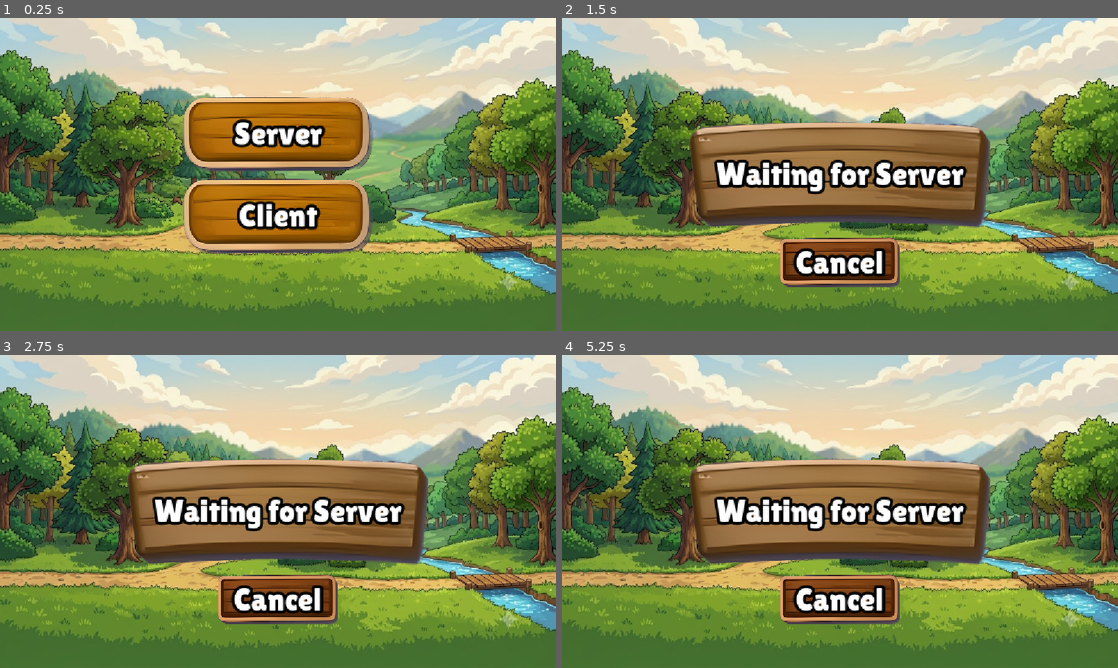
Above: before the commit, frames 1-4 (two rows, left to right).
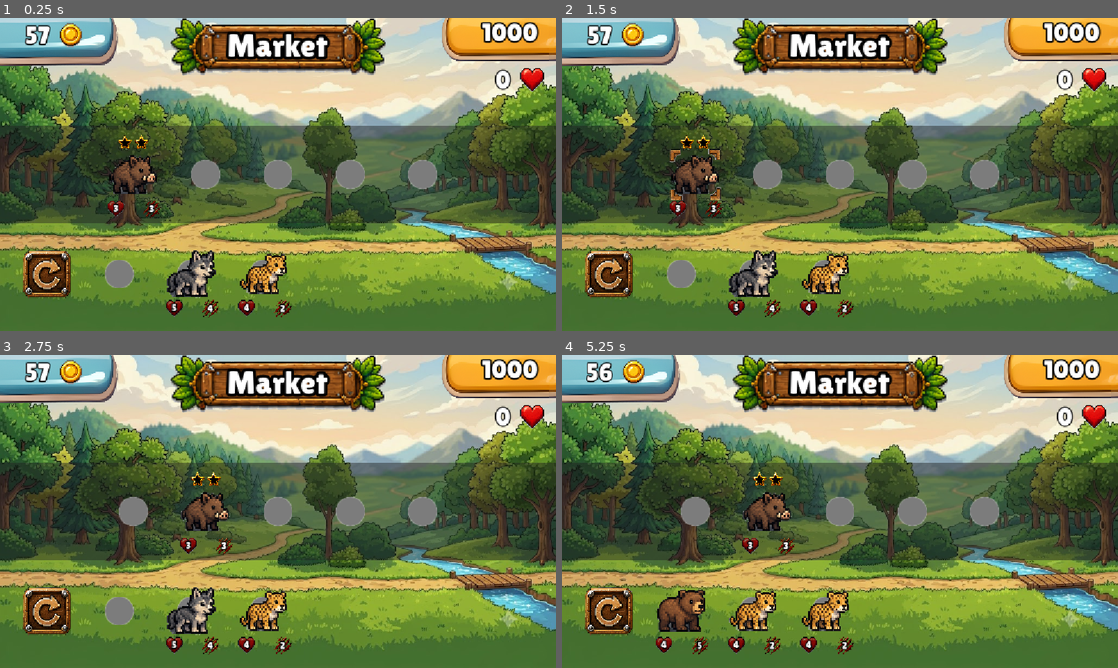
Above: after the commit, the same moments.

Repository: Frayzen/Petic
Game: Godot game, scene res://scene/shop.tscn
Same seed, same stepped clock (60 frames per second), same inputs: the game is played once before the commit and once after it. Before the commit the project starts from res://scene/main_menu.tscn.
Inputs (mouse positions are in pixels of both pictures, inside the frame that each line leads up to):
- Up to frame 1 (0.25 s): no input
- Up to frame 2 (1.5 s): click (840, 215) at 0.5 s, where only the run before the commit has a clickable "Client"; click (695, 174) at 1.27 s
- Up to frame 3 (2.75 s): click (205, 511) at 2.02 s
- Up to frame 4 (5.25 s): click (840, 511) at 2.77 s; click (912, 511) at 3.52 s; click (984, 511) at 4.27 s; click (606, 611) at 5.02 s

The runs differ from the first frame. In frame 1, 46% of the frame differs, in the area x 0-100%, y 0-96%; in frame 2, 44%; in frame 3, 44%; in frame 4, 44%.

Commit message:
feat: working market scene on android

Diff:
--- /dev/null
+++ b/animals_manifest.json
@@ -0,0 +1 @@
+["res://animals/bear.tres","res://animals/boar.tres","res://animals/cat.tres","res://animals/cheetah.tres","res://animals/sheep.tres","res://animals/wolf.tres"]
--- a/project.godot
+++ b/project.godot
@@ -11,7 +11,7 @@
 [application]
 
 config/name="Petic"
-run/main_scene="uid://detgrp7eoob5"
+run/main_scene="uid://c2klcsuxpstv4"
 config/features=PackedStringArray("4.7", "Forward Plus")
 config/icon="res://icon.svg"
 
@@ -26,6 +26,10 @@
 window/stretch/mode="canvas_items"
 window/stretch/aspect="expand"
 
+[editor_plugins]
+
+enabled=PackedStringArray("res://addons/animalmanifestgenerator/plugin.cfg")
+
 [physics]
 
 3d/physics_engine="Jolt Physics"
@@ -33,3 +37,4 @@
 [rendering]
 
 rendering_device/driver.windows="d3d12"
+textures/vram_compression/import_etc2_astc=true
--- a/scene/main_menu.tscn
+++ b/scene/main_menu.tscn
@@ -6,9 +6,17 @@
 [ext_resource type="FontFile" uid="uid://xasfapmisv4a" path="res://ui/fonts/LilitaOne-Regular.ttf" id="3_sepwh"]
 [ext_resource type="LabelSettings" uid="uid://vwa8bhkbhjfl" path="res://settings/label_titles.tres" id="5_sepwh"]
 [ext_resource type="Texture2D" uid="uid://b0cl7leo2j54" path="res://ui/buttons/splitted/tile002.png" id="6_14wem"]
+[ext_resource type="Texture2D" uid="uid://b8k6toqy5rc7h" path="res://ui/buttons/text_input.png" id="6_by01r"]
 [ext_resource type="Texture2D" uid="uid://bcvaw2dnesobg" path="res://ui/buttons/splitted/tile007.png" id="7_2atga"]
 
-[node name="MainMenu" type="Control" unique_id=1975930055 node_paths=PackedStringArray("waitingIndicator", "waitingIndicatorLabel", "buttonContainer")]
+[sub_resource type="StyleBoxTexture" id="StyleBoxTexture_2atga"]
+texture = ExtResource("6_by01r")
+texture_margin_left = 30.0
+texture_margin_top = 30.0
+texture_margin_right = 30.0
+texture_margin_bottom = 30.0
+
+[node name="MainMenu" type="Control" unique_id=1975930055 node_paths=PackedStringArray("ipAddressInput", "ipAddressInfo", "waitingIndicator", "waitingIndicatorLabel", "buttonContainer")]
 layout_mode = 3
 anchors_preset = 15
 anchor_right = 1.0
@@ -16,6 +24,8 @@
 grow_horizontal = 2
 grow_vertical = 2
 script = ExtResource("1_0iwki")
+ipAddressInput = NodePath("VBoxContainer/AddressControl/IPAddressInput")
+ipAddressInfo = NodePath("VBoxContainer/IPInfo")
 waitingIndicator = NodePath("WaitingIndicator")
 waitingIndicatorLabel = NodePath("WaitingIndicator/Label")
 buttonContainer = NodePath("VBoxContainer")
@@ -38,6 +48,12 @@
 grow_vertical = 2
 theme_override_constants/separation = 12
 alignment = 1
+
+[node name="IPInfo" type="Label" parent="VBoxContainer" unique_id=588941054]
+layout_mode = 2
+text = "Your IP :"
+label_settings = ExtResource("5_sepwh")
+horizontal_alignment = 1
 
 [node name="Server" type="TextureButton" parent="VBoxContainer" unique_id=319228869]
 layout_mode = 2
@@ -87,7 +103,33 @@
 text = "Client"
 label_settings = ExtResource("5_sepwh")
 
+[node name="AddressControl" type="Control" parent="VBoxContainer" unique_id=1713448321]
+custom_minimum_size = Vector2(0, 100)
+custom_maximum_size = Vector2(-1, 100)
+layout_mode = 2
+
+[node name="IPAddressInput" type="LineEdit" parent="VBoxContainer/AddressControl" unique_id=1163088941]
+custom_maximum_size = Vector2(500, -1)
+layout_mode = 1
+anchors_preset = 14
+anchor_top = 0.5
+anchor_right = 1.0
+anchor_bottom = 0.5
+offset_left = 326.0
+offset_top = -43.0
+offset_right = -326.0
+offset_bottom = 77.0
+grow_horizontal = 2
+grow_vertical = 2
+size_flags_vertical = 4
+theme_override_fonts/font = ExtResource("3_sepwh")
+theme_override_font_sizes/font_size = 40
+theme_override_styles/normal = SubResource("StyleBoxTexture_2atga")
+text = "192.168.1.1"
+placeholder_text = "IP Address"
+
 [node name="WaitingIndicator" type="TextureButton" parent="." unique_id=842889524]
+visible = false
 layout_mode = 1
 anchors_preset = 8
 anchor_left = 0.5
--- a/scene/render_animal.tscn
+++ b/scene/render_animal.tscn
@@ -293,6 +293,7 @@
 texture = ExtResource("1_syqby")
 expand_mode = 5
 stretch_mode = 5
+flip_h = true
 
 [node name="AnimationPlayer" type="AnimationPlayer" parent="Orientation/AnimalSprite" unique_id=581080106]
 libraries/ = SubResource("AnimationLibrary_cjc7v")
--- a/scripts/animal_registery.gd
+++ b/scripts/animal_registery.gd
@@ -5,10 +5,12 @@
 var animals: Array[AnimalData] = []
 
 func _init() -> void:
+	print("ANIMAL REGISTRY INIT")
 	var dir = DirAccess.open("res://animals")
 	for file in dir.get_files():
-		if file.ends_with(".tres"):
-			animals.append(load("res://animals/" + file))
+		var clean_file = file.trim_suffix(".remap")
+		print("GET FILE " + clean_file)
+		animals.append(load("res://animals/" + clean_file))
 	for animal in animals:
 		print(animal.name + " has " + str(animal.baseHealth) + " health")
 
--- a/scripts/fighting_animal.gd
+++ b/scripts/fighting_animal.gd
@@ -18,7 +18,7 @@
     data = animalData.duplicate(true)
     data.animal = self
     if not isHost:
-        render.orientation.scale.x = 1
+        render.orientation.scale.x = -1
     render.setData(data)
 
 func attack(target : FightingAnimal, counter : Counter):
--- a/scripts/main_menu.gd
+++ b/scripts/main_menu.gd
@@ -1,5 +1,7 @@
 extends Control
 
+@export var ipAddressInput : LineEdit
+@export var ipAddressInfo : Label
 @export var waitingIndicator : TextureButton
 @export var waitingIndicatorLabel : Label
 @export var buttonContainer : VBoxContainer
@@ -7,9 +9,16 @@
 func _ready() -> void:
 	waitingIndicator.visible = false
 	buttonContainer.visible = true
+	var ipStr = ""
+	for ip in IP.get_local_addresses():
+		if ip.begins_with("192.168.") or ip.begins_with("10.") or ip.begins_with("172.16."):
+			ipStr = ip + " "
+			print(ipStr)
+	ipAddressInfo.text = ipStr
+
 
 func _on_client_pressed() -> void:
-	NetworkHandler.start_client()
+	NetworkHandler.start_client(ipAddressInput.text)
 	waitScreen("Server")
 
 func _on_server_pressed() -> void:
--- a/scripts/network_handler.gd
+++ b/scripts/network_handler.gd
@@ -1,9 +1,8 @@
 extends Node
 
 const PORT = 24567
-const ADDRESS = "127.0.0.1"
 const MAX_CLIENTS = 1
-const ROUND_TIME := 3.0
+const ROUND_TIME := 1000.0
 
 var is_server := false
 var timer := ROUND_TIME
@@ -31,9 +30,9 @@
     cancelConnection()
     transitionner.transition("res://scene/main_menu.tscn")
 
-func start_client():
+func start_client(address : String):
     var peer = ENetMultiplayerPeer.new()
-    peer.create_client(ADDRESS, PORT)
+    peer.create_client(address, PORT)
 
     multiplayer.multiplayer_peer = peer
     is_server = false
Not shown, added: addons/animalmanifestgenerator/animalmanifestgenerator.gd
Not shown, added: addons/animalmanifestgenerator/animalmanifestgenerator.gd.uid
Not shown, added: addons/animalmanifestgenerator/plugin.cfg
Not shown, added: export_presets.cfg
Binary file added: ui/buttons/text_input.png
Not shown, added: ui/buttons/text_input.png.import
Binary file added: ui/text_inputs.png
Not shown, added: ui/text_inputs.png.import
Not shown, added: export/Petic.apk
Not shown, added: export/Petic.apk.idsig
